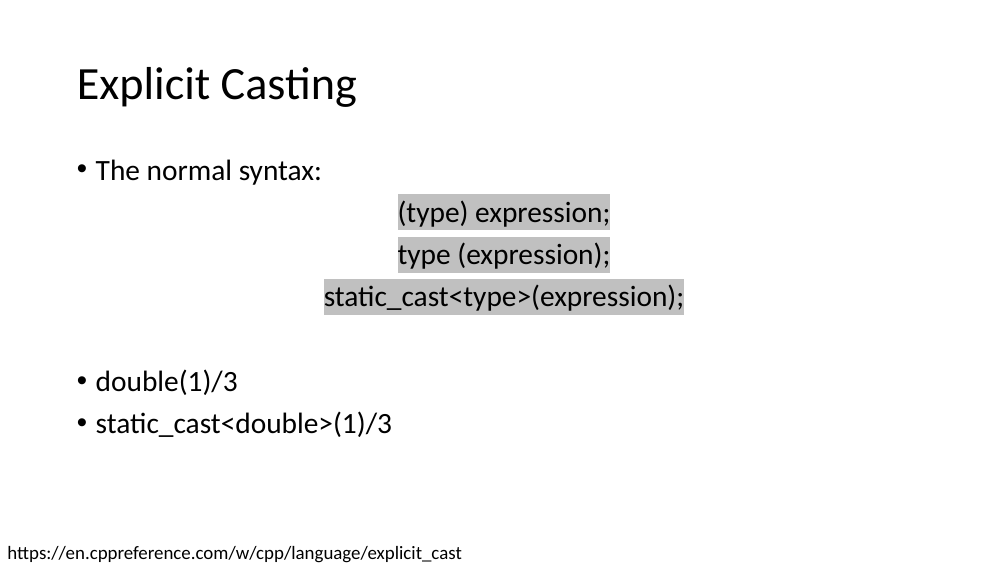
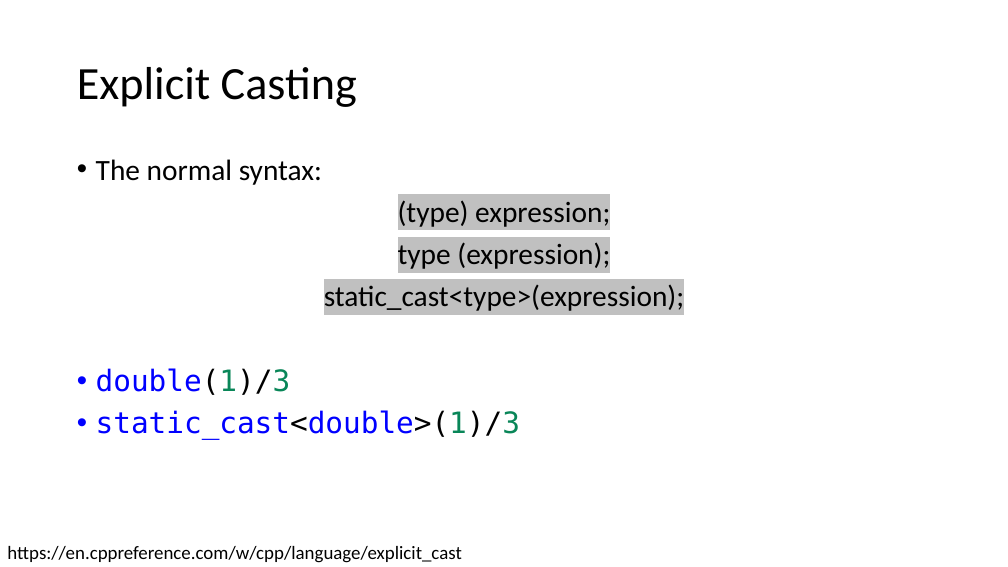
Before and after one commit to CNOCycle/cpp_tutorial, a slide deck: slide 21 of 02-data_type/00-data_type.pptx. Drawn at 1008x567 pixels with LibreOffice and Linux fonts; fonts in the diff are those of the drawing. Boxes give left, top, right and bottom in pixels: in the first picture for what was removed or moved away, otherwise in the second. Text is boxed around its words. In the diff, an @@ line names an element or a change of style, - is before the commit and + after.

```diff
--- a/02-data_type/00-data_type.pptx
+++ b/02-data_type/00-data_type.pptx
@@ text at bbox=[96, 368, 520, 439]: font Calibri to DejaVu Sans Mono, text colour #000000 to #0000FF, text colour #000000 to #098658 in "double(1)/3", "static_cast<double>(1)/3" @@
```
